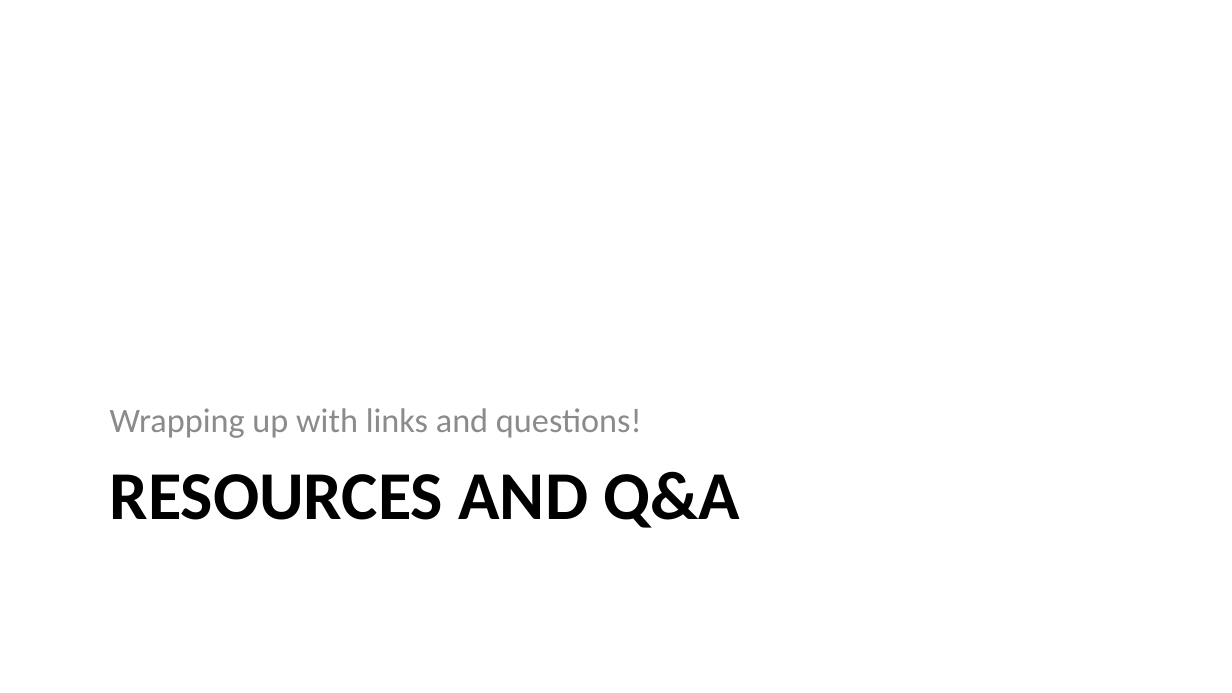
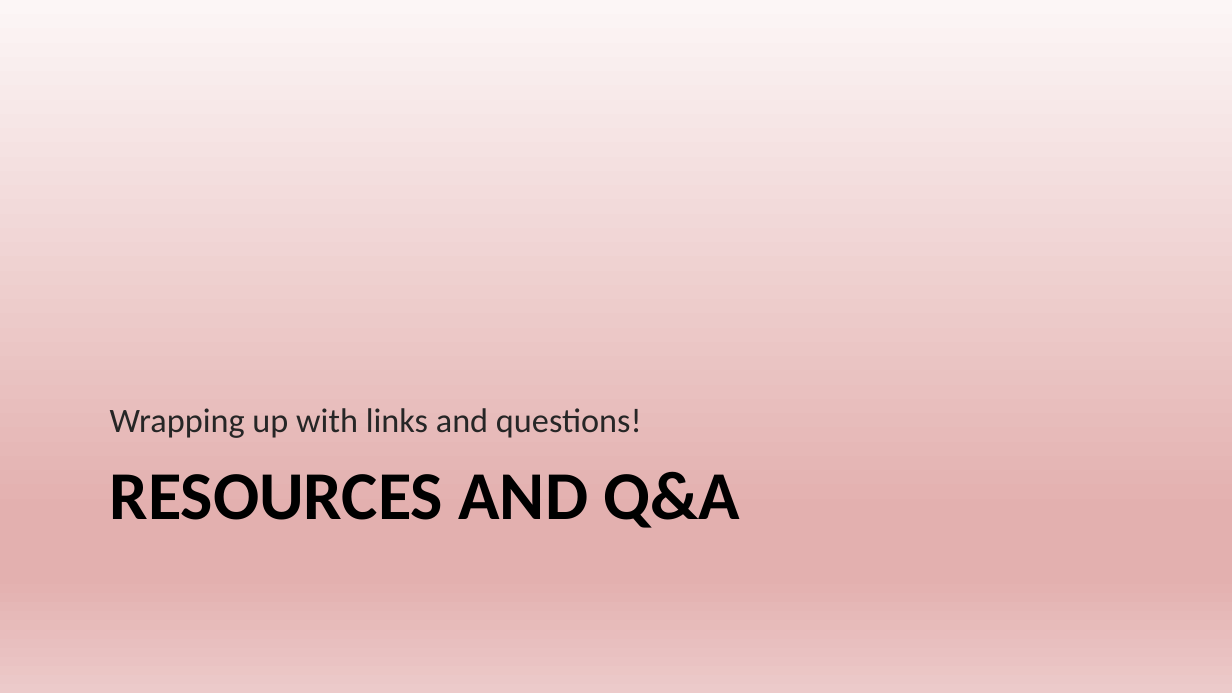
Before and after one commit to alvinashcraft/speaking, a slide deck: slide 21 of 2025/0311_VSLiveLasVegas/Contributing to Microsoft Learn/VSLive Vegas 25 - Become a MS Learn Contributor_AlvinAshcraft.pptx. Drawn at 1232x693 pixels with LibreOffice and Linux fonts; fonts in the diff are those of the drawing; background and template pictures are left out. Boxes give left, top, right and bottom in pixels: in the first picture for what was removed or moved away, otherwise in the second. Text is boxed around its words. In the diff, an @@ line names an element or a change of style, - is before the commit and + after.

Commit message:
Update slide design and links for VSLive Vegas

```diff
--- a/2025/0311_VSLiveLasVegas/Contributing to Microsoft Learn/VSLive Vegas 25 - Become a MS Learn Contributor_AlvinAshcraft.pptx
+++ b/2025/0311_VSLiveLasVegas/Contributing to Microsoft Learn/VSLive Vegas 25 - Become a MS Learn Contributor_AlvinAshcraft.pptx
@@ background picture (left out) to gradient #FCF6F6 to #E3B0AF to #ECCACA @@
@@ text "Wrapping up with links and ..." at (x1=110, y1=408, x2=642, y2=438): text colour #8C8C8C to #262626 @@
```
Also in this commit, not shown: 22 other slides changed, 5 other files.
